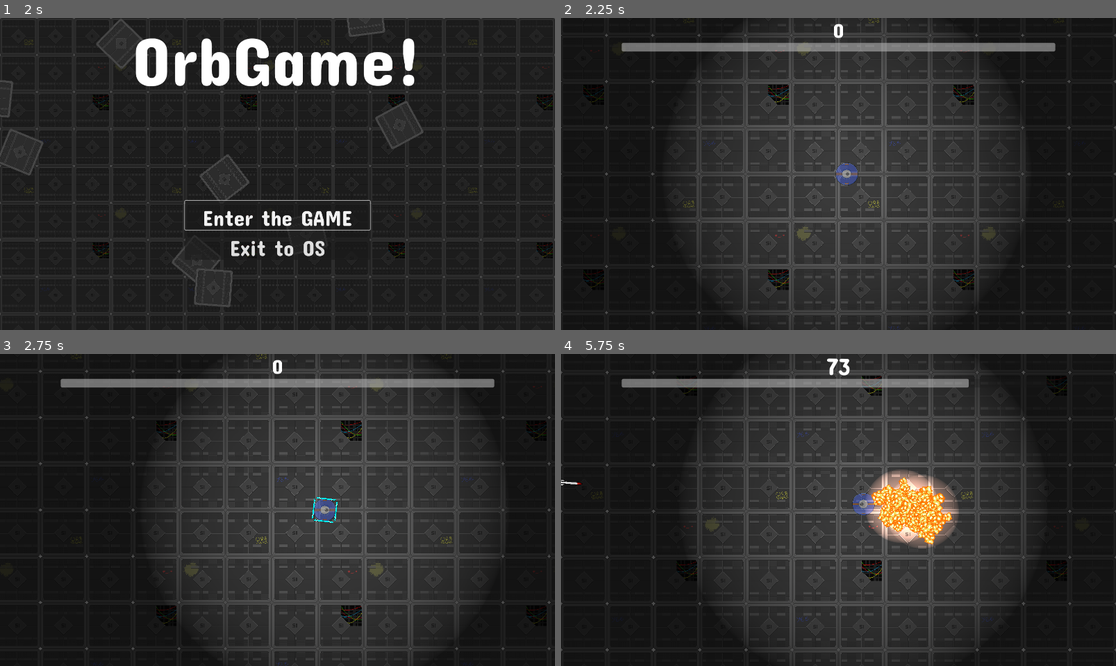
Above: before the commit, frames 1-4 (two rows, left to right).
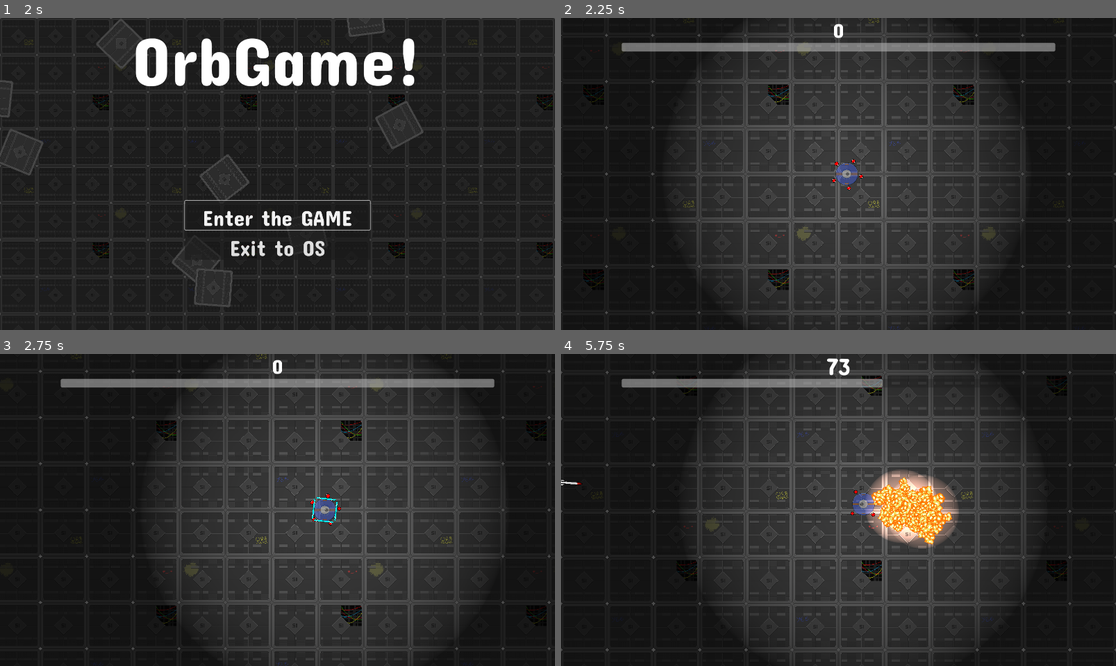
Above: after the commit, the same moments.

Repository: thompson937/Orbgame
Game: Godot game, scene res://Nodes/main_menu.tscn
Two runs of this game, one before a commit and one after it. Both use one fixed random seed, a clock stepped at 60 frames per second and the inputs below.
Inputs:
- Up to frame 1 (2 s): click "Enter the GAME" at 0.5 s; click "Enter the GAME" at 1.25 s
- Up to frame 2 (2.25 s): hold Right (move_right) from 2.03 s (still down); tap Space (dash) at 2.1 s
- Up to frame 3 (2.75 s): keep holding Right (move_right)
- Up to frame 4 (5.75 s): release Right (move_right) at 2.78 s; hold Down (move_down) 2.78-3.53 s; tap Space (dash) every 0.75 s from 2.85 to 5.1 s; hold Right (move_right) 3.53-4.28 s; hold Up (move_up) 4.28-5.03 s; hold Left (move_left) from 5.03 s (still down); tap R (restart) at 5.65 s

Frame 1 is identical in both runs. In frame 2, less than 0.1% of the frame differs, in the area x 48-55%, y 45-56%; in frame 3, less than 0.1%; in frame 4, 0.4%, in the area x 52-74%, y 8-53%.

Commit message:
healthbar T2

Diff:
--- /dev/null
+++ b/Nodes/health_plinth.tscn
@@ -0,0 +1,7 @@
+[gd_scene load_steps=2 format=3 uid="uid://c7a86xa0fk18d"]
+
+[ext_resource type="Texture2D" uid="uid://b4se0ifqy6njb" path="res://Art/orb_healthmeter.png" id="1_fixdo"]
+
+[node name="HealthPlinth" type="Sprite2D"]
+texture_filter = 1
+texture = ExtResource("1_fixdo")
--- a/Nodes/player.tscn
+++ b/Nodes/player.tscn
@@ -8,6 +8,8 @@
 [ext_resource type="AudioStream" uid="uid://bsinwwarcqwn8" path="res://Audio/fortnite_ded.wav" id="5_yc7dk"]
 [ext_resource type="PackedScene" uid="uid://dd65sgirq7jry" path="res://Particles/dash.tscn" id="6_77ls4"]
 [ext_resource type="Texture2D" uid="uid://clu1gx5xv2gw4" path="res://Art/light_source.png" id="7_cvjxi"]
+[ext_resource type="PackedScene" uid="uid://c7a86xa0fk18d" path="res://Nodes/health_plinth.tscn" id="9_e7lm4"]
+[ext_resource type="Script" path="res://Scripts/HealthDisplay.gd" id="10_blbar"]
 
 [sub_resource type="CircleShape2D" id="CircleShape2D_bo7tv"]
 radius = 32.0
@@ -49,4 +51,8 @@
 shadow_filter_smooth = 10.0
 texture = ExtResource("7_cvjxi")
 
+[node name="HealthDisplay" type="Node2D" parent="."]
+script = ExtResource("10_blbar")
+healthOrb = ExtResource("9_e7lm4")
+
 [connection signal="area_entered" from="." to="." method="_on_area_entered"]
--- /dev/null
+++ b/Scripts/HealthDisplay.gd
@@ -0,0 +1,52 @@
+extends Node2D
+
+@export var healthOrb : PackedScene
+var trackedOrbs = []
+
+var prevFrameHealth = 0
+
+var ballsMoving = false
+
+# Called when the node enters the scene tree for the first time.
+func _ready():
+	prevFrameHealth = GameState.playerHealth
+	for i in GameState.playerHealth:
+		var instance = healthOrb.instantiate()
+		trackedOrbs.append(instance)
+		instance.position = Vector2.ZERO
+		add_child(instance)
+
+
+
+# Called every frame. 'delta' is the elapsed time since the previous frame.
+func _process(delta):
+	if Input.is_action_just_pressed("restart"):
+		GameState.playerHealth -= 1
+
+	var deltaHealth = GameState.playerHealth - prevFrameHealth
+	if deltaHealth != 0:
+		var orbToDestroy = trackedOrbs[len(trackedOrbs) - 1]
+
+		if GameState.playerHealth > 3:
+			trackedOrbs.pop_back()
+		else:
+			orbToDestroy = trackedOrbs[0]
+			trackedOrbs.pop_front()
+
+		orbToDestroy.queue_free()
+
+	var wantedPosition = Vector2.ZERO
+
+	for i in len(trackedOrbs):
+		var hp = float(len(trackedOrbs))
+		var spin = GameState.time * 4
+		wantedPosition = Vector2(sin(spin + PI / hp * 2 * (i + 1)) * 40, cos(spin + PI / hp * 2 * (i + 1)) * 40)
+
+		trackedOrbs[i].position.x = lerpf(trackedOrbs[i].position.x, wantedPosition.x, 0.1)
+		trackedOrbs[i].position.y = lerpf(trackedOrbs[i].position.y, wantedPosition.y, 0.1)
+
+		trackedOrbs[i].position = trackedOrbs[i].position.normalized() * 40
+		#trackedOrbs[i].position.x *= 40
+		#trackedOrbs[i].position.y *= 40
+
+	prevFrameHealth = GameState.playerHealth
Binary file added: Art/orb_healthmeter.png
Not shown, added: Art/orb_healthmeter.png.import
Not shown: 1 places in Nodes/player.tscn that only renumber resources
